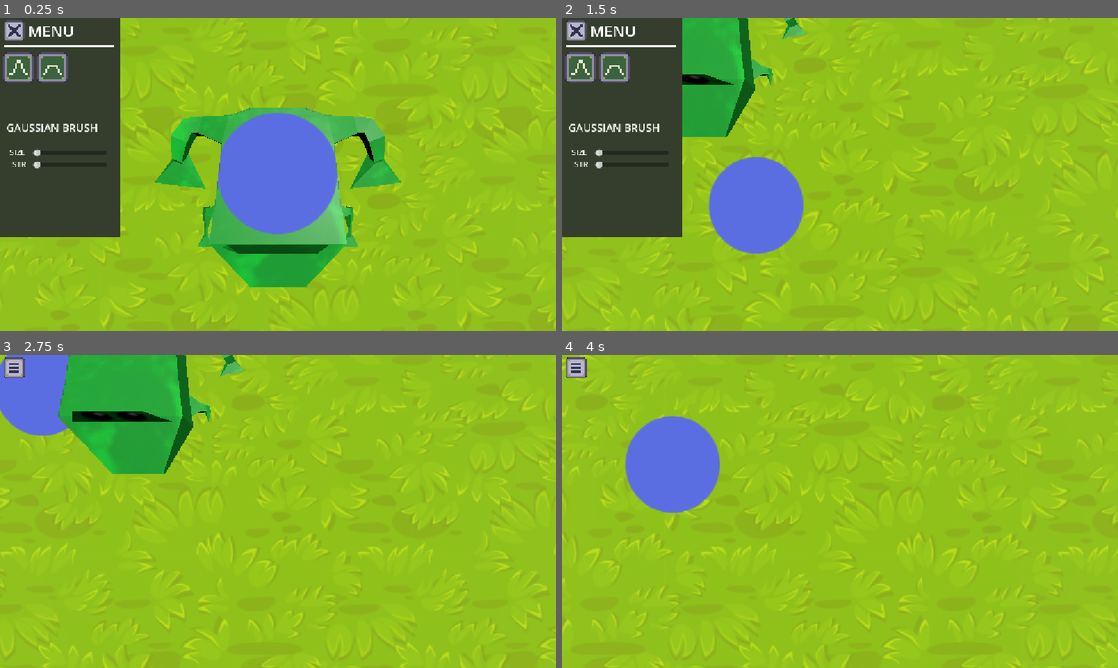
Above: before the commit, frames 1-4 (two rows, left to right).
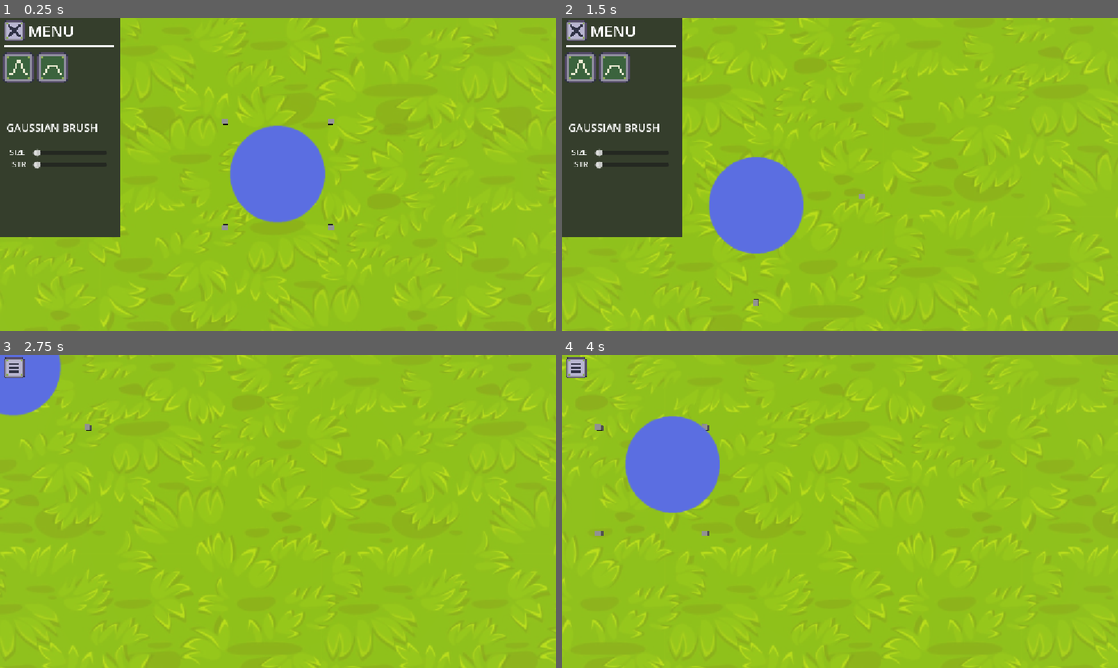
Above: after the commit, the same moments.

Repository: peridotpath/frog-game
Game: Godot game, scene res://map_editor.tscn
Two runs of this game, one before a commit and one after it. Both use one fixed random seed, a clock stepped at 60 frames per second and the inputs below.
Inputs (mouse positions are in pixels of both pictures, inside the frame that each line leads up to):
- Up to frame 1 (0.25 s): no input
- Up to frame 2 (1.5 s): tap Enter at 0.5 s; move the mouse to (962, 158) at 0.52 s; hold D 0.53-1.25 s; hold Q 0.53-1.25 s; click (962, 158) at 0.67 s; drag from (728, 190) to (812, 237) at 1.27 s
- Up to frame 3 (2.75 s): click (16, 367) at 2 s
- Up to frame 4 (4 s): tap Space at 2.75 s; move the mouse to (895, 442) at 2.77 s; hold D 2.78-3.5 s; hold Shift 2.78-3.5 s; drag from (812, 574) to (673, 464) at 3.52 s

The runs differ from the first frame. In frame 1, 11% of the frame differs, in the area x 27-73%, y 28-86%; in frame 2, 4.8%; in frame 3, 8.9%; in frame 4, 0.1%.

Commit message:
vertex indicators

Diff:
--- a/free_look_camera.gd
+++ b/free_look_camera.gd
@@ -55,4 +55,4 @@
 	var query = PhysicsRayQueryParameters3D.create(ray_start, ray_end)
 	var result = space_state.intersect_ray(query)
 	if result:
-		$Decal.global_position = result.position
+		$TerrainCursor.global_position = result.position
--- a/map_editor.gd
+++ b/map_editor.gd
@@ -3,6 +3,7 @@
 @export var UIPanel: ColorRect
 @export var Brush: DecalCompatibility
 @export var BrushSize: float
+@export var BrushStr: float
 
 func _on_ui_close_pressed() -> void:
 	UIPanel.hide()
@@ -13,3 +14,6 @@
 func _on_size_slider_value_changed(value: float) -> void:
 	BrushSize = value
 	Brush.size = Vector3(value,value,value)
+
+func _on_str_slider_value_changed(value: float) -> void:
+	BrushStr = value
--- a/map_editor.tscn
+++ b/map_editor.tscn
@@ -14,6 +14,7 @@
 [ext_resource type="Texture2D" uid="uid://d4n4rkuceled4" path="res://assets/ui_exit.png" id="10_dnihh"]
 [ext_resource type="Texture2D" uid="uid://duf4bkba71eyu" path="res://assets/terrain_cyl_icon.png" id="11_e65o5"]
 [ext_resource type="PackedScene" uid="uid://cjs3hr4mxyqbr" path="res://assets/models/frog_model.glb" id="12_8cu4w"]
+[ext_resource type="PackedScene" uid="uid://dga5evsgw325e" path="res://assets/models/frog_2_model.glb" id="15_86fvb"]
 
 [sub_resource type="ShaderMaterial" id="ShaderMaterial_bh6pa"]
 render_priority = 0
@@ -53,7 +54,9 @@
 [node name="MapEditor" type="Node3D" unique_id=205229475 node_paths=PackedStringArray("UIPanel", "Brush")]
 script = ExtResource("1_6ykog")
 UIPanel = NodePath("UILayer/ColorRect")
-Brush = NodePath("Camera3d/Decal")
+Brush = NodePath("Camera3d/TerrainCursor")
+
+[node name="VertexCubes" type="Node3D" parent="." unique_id=368670937]
 
 [node name="GameLight" type="DirectionalLight3D" parent="." unique_id=909131117]
 transform = Transform3D(0.81534797, -0.50983167, 0.27437094, -0.2581235, 0.104092255, 0.96048796, -0.51824707, -0.8539535, -0.046728127, 0, 10.208865, 0)
@@ -66,11 +69,13 @@
 transform = Transform3D(0.99999994, 0, 0, 0, -4.371139e-08, 1, 0, -1, -4.371139e-08, 0, 3.8081121, 0)
 script = ExtResource("5_e2fnq")
 
-[node name="Decal" type="MeshInstance3D" parent="Camera3d" unique_id=1608092171]
+[node name="TerrainCursor" type="MeshInstance3D" parent="Camera3d" unique_id=1608092171 node_paths=PackedStringArray("terrain", "cubes")]
 transform = Transform3D(1, 0, 0, 0, 0.20247962, -0.9792865, 0, 0.9792865, 0.20247962, 0, -0.74996614, -3.6271887)
 cast_shadow = 0
 mesh = SubResource("BoxMesh_e65o5")
 script = ExtResource("8_e2fnq")
+terrain = NodePath("../../Terrain")
+cubes = NodePath("../../VertexCubes")
 texture = ExtResource("6_e2fnq")
 enable_fade = false
 metadata/_custom_type_script = "uid://feckn7f3pmud"
@@ -173,7 +178,7 @@
 text = "STR"
 
 [node name="RigidBody3D" type="RigidBody3D" parent="." unique_id=695263020]
-transform = Transform3D(1, 0, 0, 0, 1, 0, 0, 0, 1, 0, 0.52712727, 0)
+transform = Transform3D(1, 0, 0, 0, 1, 0, 0, 0, 1, -37.27026, 0.52712727, 0)
 
 [node name="CollisionShape3D" type="CollisionShape3D" parent="RigidBody3D" unique_id=1059469548]
 transform = Transform3D(1, 0, 0, 0, 1, 0, 0, 0, 1, 0.072906494, 0.28118896, 0.27020264)
@@ -181,6 +186,16 @@
 
 [node name="frog_model" parent="RigidBody3D" unique_id=1446567459 instance=ExtResource("12_8cu4w")]
 
+[node name="RigidBody3D2" type="RigidBody3D" parent="." unique_id=360399718]
+transform = Transform3D(1, 0, 0, 0, 1, 0, 0, 0, 1, -37.27026, 0.52712727, -6.77082)
+
+[node name="CollisionShape3D" type="CollisionShape3D" parent="RigidBody3D2" unique_id=1356320380]
+transform = Transform3D(1, 0, 0, 0, 1, 0, 0, 0, 1, 0.072906494, 0.28118896, 0.27020264)
+shape = SubResource("BoxShape3D_6ykog")
+
+[node name="frog_2_model" parent="RigidBody3D2" unique_id=93551001 instance=ExtResource("15_86fvb")]
+
 [connection signal="pressed" from="UILayer/UIExpand" to="." method="_on_ui_expand_pressed"]
 [connection signal="pressed" from="UILayer/ColorRect/UIClose" to="." method="_on_ui_close_pressed"]
 [connection signal="value_changed" from="UILayer/ColorRect/GausSection/SizeSlider" to="." method="_on_size_slider_value_changed"]
+[connection signal="value_changed" from="UILayer/ColorRect/GausSection/StrSlider" to="." method="_on_str_slider_value_changed"]
--- a/terrain.gd
+++ b/terrain.gd
@@ -17,18 +17,12 @@
 	# Set width (X) based on mesh_size.x, calculate height (Z) based on aspect ratio
 	plane_mesh.size = Vector2(mesh_size.x, mesh_size.y)
 
-	# Apply material override if one is set (useful for initial visualization)
-	if material_override:
-		self.set_surface_override_material(0, material_override)
-
 	# 3. Get mesh data and modify vertices
 	generate_terrain_from_heightmap(plane_mesh)
 
 
 ## Step 2 & 3: Generate Geometry from Heightmap Data
 func generate_terrain_from_heightmap(plane_mesh: PlaneMesh):
-	# Get the base mesh arrays from the PlaneMesh configuration
-	var arrays = ArrayMesh.new()
 	var mesh_data = plane_mesh.get_mesh_arrays()
 
 	# We are primarily interested in the vertices array
--- a/terrain_cursor.gd
+++ b/terrain_cursor.gd
@@ -1,3 +1,44 @@
+@tool
+
 extends DecalCompatibility
 
 @export var strength : int = 50
+@export var terrain: MeshInstance3D
+@export var cubes: Node3D
+var last_tick: int
+
+func _process(delta) -> void:
+	last_tick += 1
+	if (last_tick > 5):
+		last_tick = 0
+		_process_vertex_cubes()
+
+func _process_vertex_cubes():
+	for n in cubes.get_children():
+		cubes.remove_child(n)
+		n.queue_free()
+
+	var mdt = MeshDataTool.new()
+	mdt.create_from_surface(terrain.mesh, 0)
+	var terrain_loc = terrain.global_transform
+
+	var arrays = terrain.mesh.surface_get_arrays(0)
+	var verts = arrays[Mesh.ARRAY_VERTEX]
+
+	for v in range(mdt.get_vertex_count()):
+		if (is_point_in_sphere(verts[v] * terrain_loc, global_position,size[0])):
+			var vertex = mdt.get_vertex(v)
+			# 1. Create the MeshInstance3D node
+			var mesh_instance = MeshInstance3D.new()
+			# 2. Create the specific mesh shape (e.g., BoxMesh)
+			var box_mesh = BoxMesh.new()
+			box_mesh.size = Vector3(0.1, 0.1, 0.1) # Size 1x1x1
+			# 3. Assign the mesh to the instance
+			mesh_instance.mesh = box_mesh
+			# 4. Position the mesh in the world
+			mesh_instance.global_position = Vector3(vertex)
+			# 5. Add to the active scene tree (e.g., to the root or current node)
+			cubes.add_child(mesh_instance)
+
+func is_point_in_sphere(point: Vector3, sphere_center: Vector3, radius: float) -> bool:
+	return sphere_center.distance_to(point) < radius
Not shown, added: assets/frog_model.glb.import
Binary file added: assets/frog_model_Frog_TEXTURE.png
Not shown, added: assets/frog_model_Frog_TEXTURE.png.import
Not shown, added: assets/models/frog_2_model.glb.import
